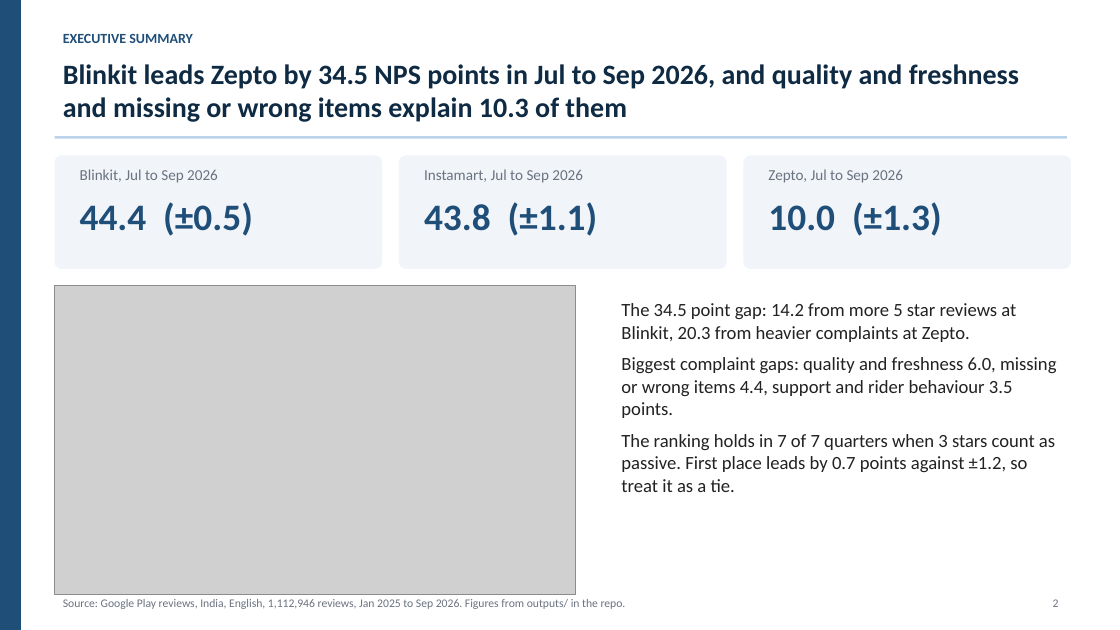
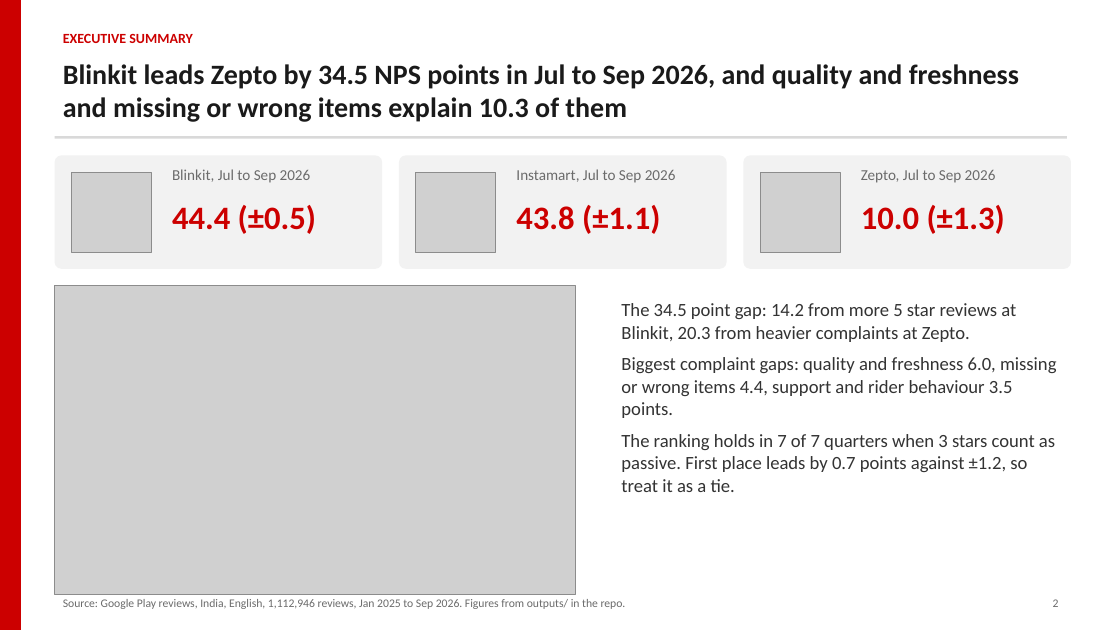
Before and after one commit to kaasyapv/Quick-Commerce-NPS-Benchmark-from-App-Reviews, a slide deck: slide 2 of deck/qcom_nps.pptx. Drawn at 1120x630 pixels with LibreOffice and Linux fonts; fonts in the diff are those of the drawing; grey boxes stand for pictures. Boxes give left, top, right and bottom in pixels: in the first picture for what was removed or moved away, otherwise in the second. Text is boxed around its words. In the diff, an @@ line names an element or a change of style, - is before the commit and + after.

```diff
--- a/deck/qcom_nps.pptx
+++ b/deck/qcom_nps.pptx
@@ rectangle at [0, 0, 21, 630]: fill #1F4E79 to #CC0000 @@
@@ text "EXECUTIVE SUMMARY" at [63, 34, 193, 43]: text colour #1F4E79 to #CC0000 @@
@@ text "Blinkit leads Zepto by 34.5 ..." at [63, 64, 1019, 122]: text colour #0F2A43 to #1A1A1A @@
@@ rectangle at [55, 136, 1067, 139]: fill #BBD3EA to #D9D9D9 @@
@@ picture added at [71, 172, 151, 252] @@
@@ text "Blinkit, Jul to Sep 2026": place and size @@
-text "Blinkit, Jul to Sep 2026" at [80, 169, 218, 183]
+text "Blinkit, Jul to Sep 2026" at [172, 169, 311, 183]
@@ picture added at [416, 172, 496, 252] @@
@@ text colour #6B7280 to #6B6B6B in 5 elements at [63, 599, 626, 609], [1053, 599, 1059, 607], [861, 169, 996, 183], [172, 169, 311, 183], [516, 169, 676, 183] @@
@@ text "Instamart, Jul to Sep 2026": place and size @@
-text "Instamart, Jul to Sep 2026" at [424, 169, 583, 183]
+text "Instamart, Jul to Sep 2026" at [516, 169, 676, 183]
@@ fill #F1F5F9 to #F2F2F2 in 3 elements at [55, 155, 382, 269], [399, 155, 727, 269], [744, 155, 1071, 269] @@
@@ picture added at [760, 172, 840, 252] @@
@@ text "Zepto, Jul to Sep 2026": place and size @@
-text "Zepto, Jul to Sep 2026" at [768, 169, 903, 183]
+text "Zepto, Jul to Sep 2026" at [861, 169, 996, 183]
@@ text "44.4 (±0.5)": place and size @@
-text "44.4 (±0.5)" at [80, 202, 253, 236]
+text "44.4 (±0.5)" at [172, 205, 316, 234]
@@ text "43.8 (±1.1)": place and size @@
-text "43.8 (±1.1)" at [424, 202, 598, 236]
+text "43.8 (±1.1)" at [516, 205, 660, 234]
@@ size 32 to 28 pt, text colour #1F4E79 to #CC0000 in 3 elements at [172, 205, 316, 234], [516, 205, 660, 234], [861, 205, 1005, 234] @@
@@ text "10.0 (±1.3)": place and size @@
-text "10.0 (±1.3)" at [768, 202, 942, 236]
+text "10.0 (±1.3)" at [861, 205, 1005, 234]
@@ text "The 34.5 point gap: 14.2 ..." at [621, 303, 1056, 492]: text colour #222222 to #333333 @@
```
Also in this commit, not shown: 6 other slides changed, 2 other files.
